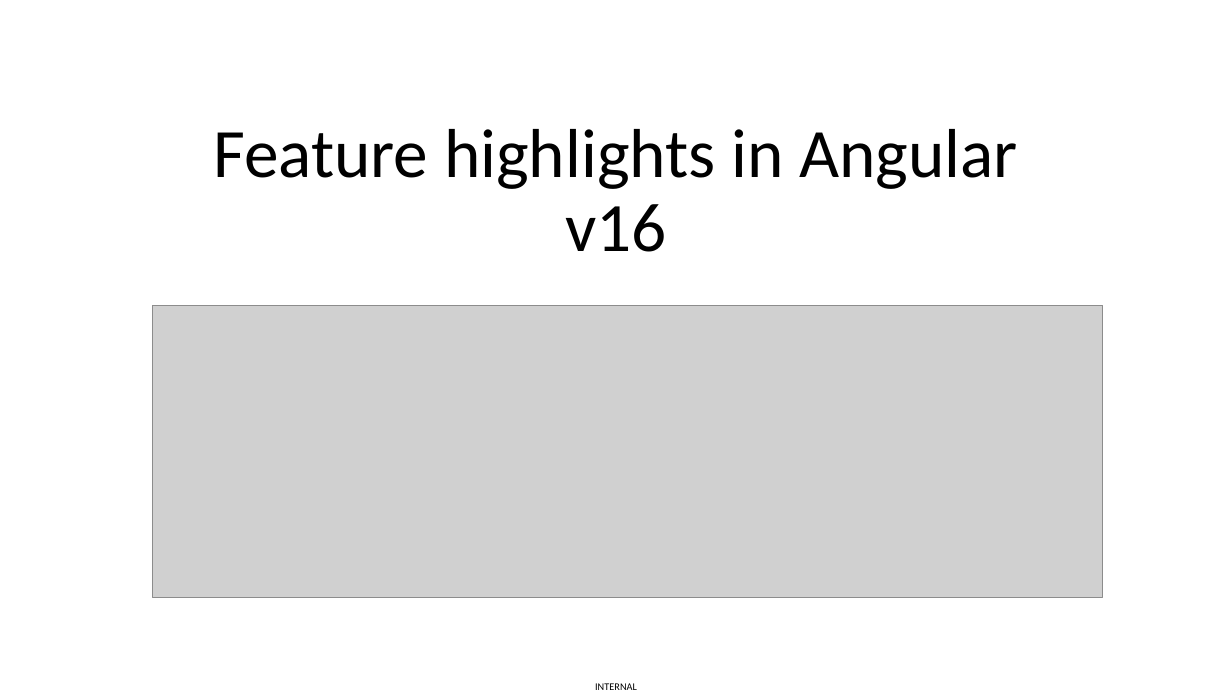
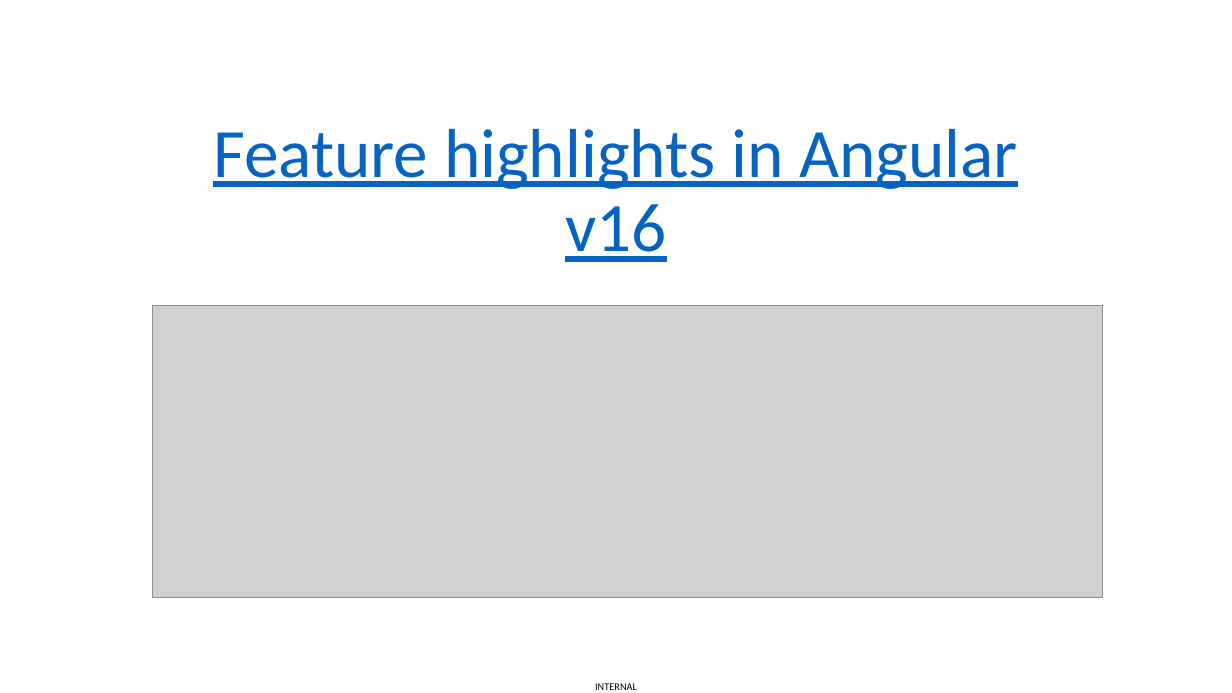
Before and after one commit to vuthaphai/ng-v16-new-features, a slide deck: slide 1 of Angular v16.pptx. Drawn at 1232x693 pixels with LibreOffice and Linux fonts; fonts in the diff are those of the drawing; grey boxes stand for pictures. Boxes give left, top, right and bottom in pixels: in the first picture for what was removed or moved away, otherwise in the second. Text is boxed around its words. In the diff, an @@ line names an element or a change of style, - is before the commit and + after.

```diff
--- a/Angular v16.pptx
+++ b/Angular v16.pptx
@@ title "Feature highlights in Angular v16" at (213,129,1018,262): text colour #000000 to #0563C1, underline on @@
```
Also in this commit, not shown: 1 other slide changed, 15 slides added, 4 slides removed.
